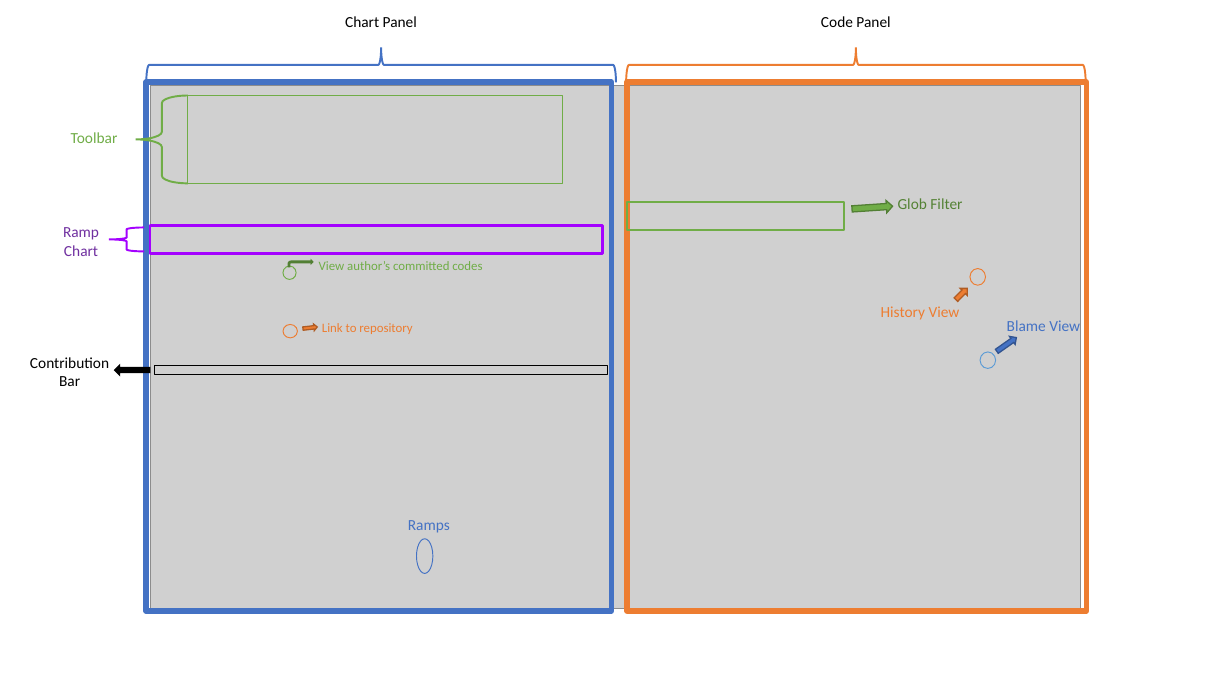
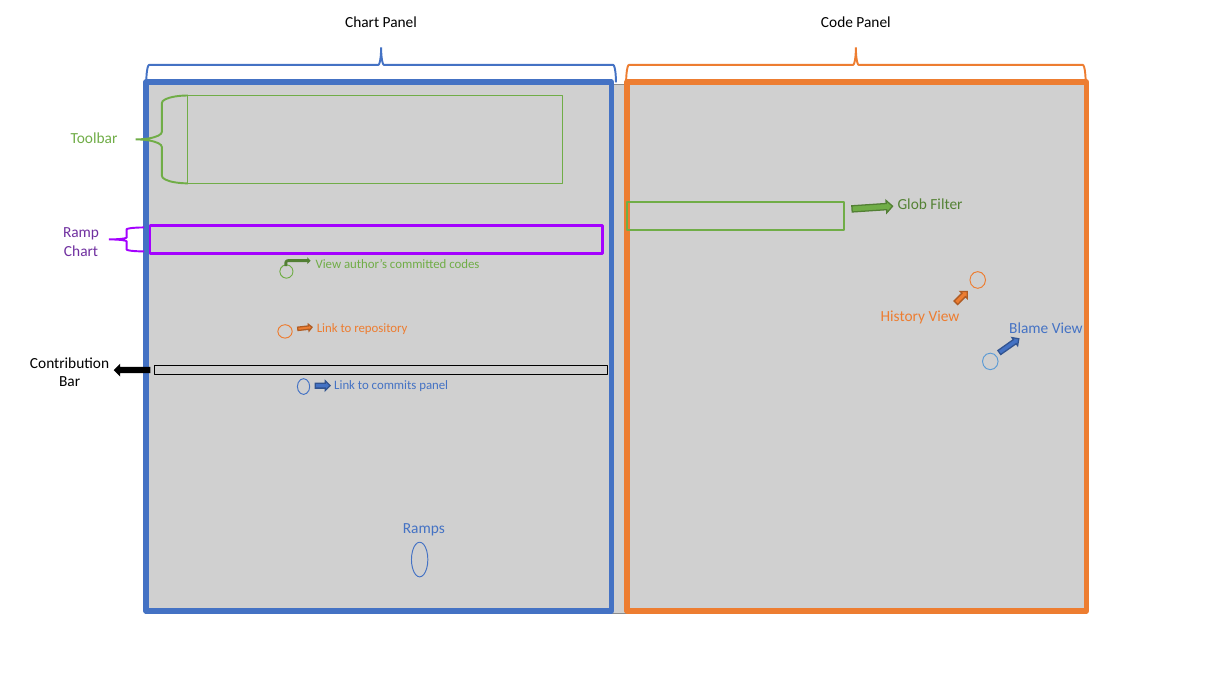
Before and after one commit to reposense/RepoSense, a slide deck: slide 1 of docs/diagrams/report-features.pptx. Drawn at 1232x693 pixels with LibreOffice and Linux fonts; fonts in the diff are those of the drawing; grey boxes stand for pictures. Boxes give left, top, right and bottom in pixels: in the first picture for what was removed or moved away, otherwise in the second. Text is boxed around its words. In the diff, an @@ line names an element or a change of style, - is before the commit and + after.

```diff
--- a/docs/diagrams/report-features.pptx
+++ b/docs/diagrams/report-features.pptx
@@ picture: place and size @@
-picture at bbox=[151, 85, 1080, 608]
+picture at bbox=[145, 85, 1085, 614]
@@ 1 text, 1 ellipse, 1 right arrow: place and size @@
-1 text, 1 ellipse, 1 right arrow at bbox=[283, 323, 412, 338]
+1 text, 1 ellipse, 1 right arrow at bbox=[278, 323, 407, 338]
@@ text "History View": place and size @@
-text "History View" at bbox=[881, 306, 960, 320]
+text "History View" at bbox=[881, 310, 960, 324]
@@ ellipse added at bbox=[298, 379, 310, 395], outline #4472C4 0.75 pt @@
@@ right arrow added at bbox=[315, 381, 330, 391], fill #4472C4, outline #325491 1 pt @@
@@ text added at bbox=[334, 380, 448, 391], 10 pt, text #4472C4 @@
+Link to commits panel
@@ text "Ramps": place and size @@
-text "Ramps" at bbox=[408, 520, 450, 533]
+text "Ramps" at bbox=[403, 523, 445, 536]
@@ ellipse: place and size @@
-ellipse at bbox=[417, 539, 433, 574]
+ellipse at bbox=[411, 543, 428, 578]
```
Also in this commit, not shown: 1 slide removed, 3 other files.
